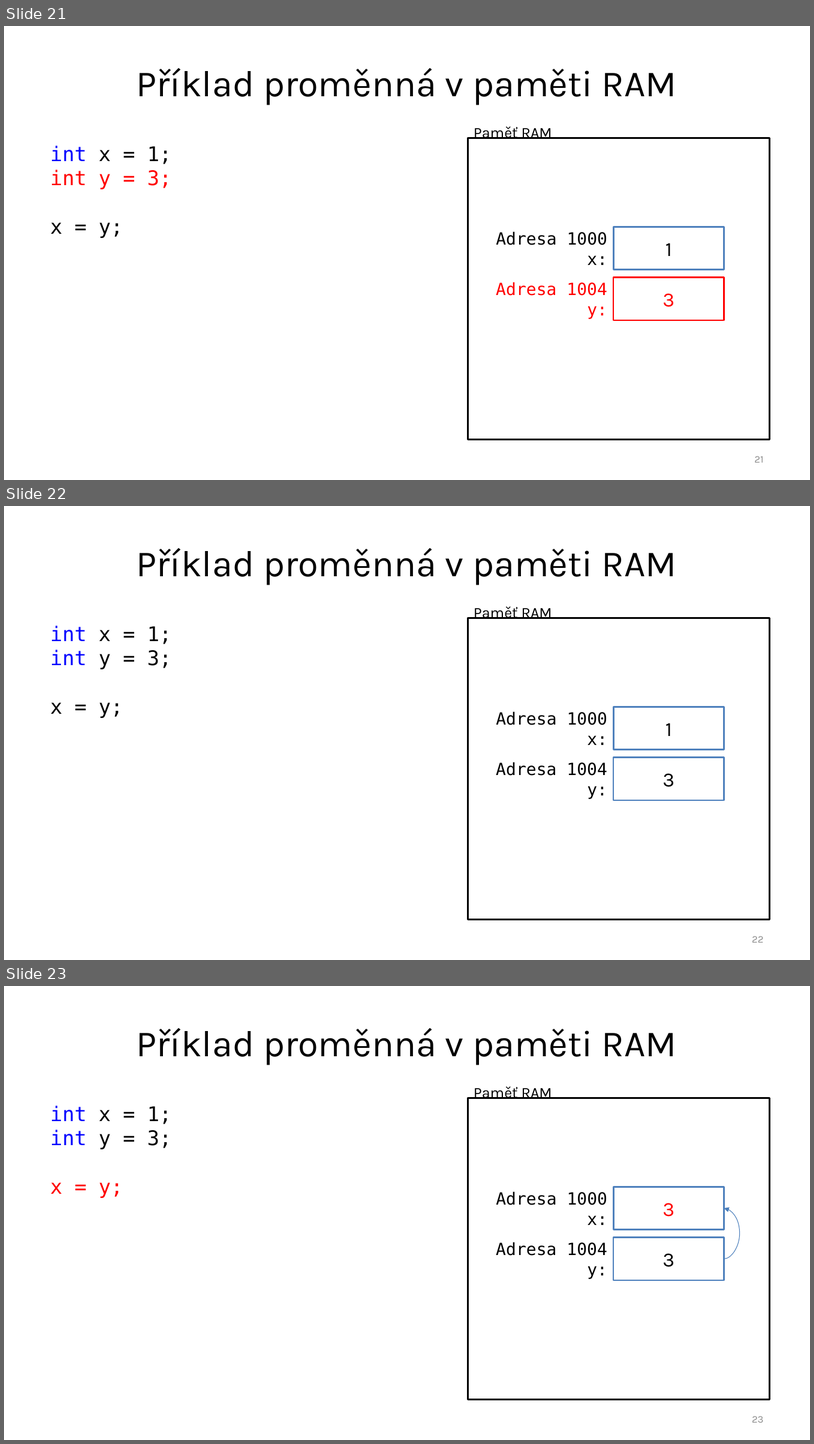
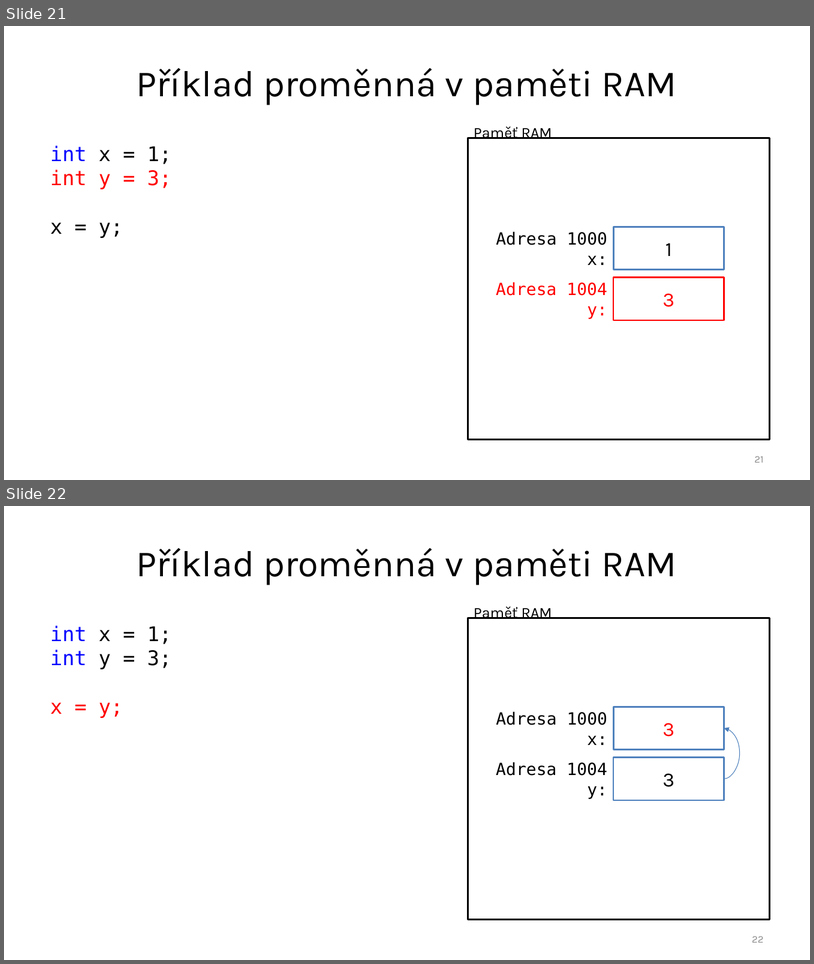
Before and after one commit to ekral/FAI, a slide deck: OPCPP/presentations/01_prezentace_OPR_promenne_zasobnik.pptx. Shown one above the other, each under a label of ours: slides 21, 22 and 23 before the commit, slides 21 and 22 after it. The pictures are 814x1444 and 814x964 pixels, drawn with LibreOffice and Linux fonts; fonts in the diff are those of the drawing. Boxes give left, top, right and bottom in pixels: in the first picture for what was removed or moved away, otherwise in the second. Text is boxed around its words. In the diff, an @@ line names an element or a change of style, - is before the commit and + after.

```diff
--- a/OPCPP/presentations/01_prezentace_OPR_promenne_zasobnik.pptx
+++ b/OPCPP/presentations/01_prezentace_OPR_promenne_zasobnik.pptx
@@ slide 22 removed at <box>4,506,810,960</box>, background #FFFFFF @@
@@ title removed at <box>137,548,677,585</box> @@
-Příklad proměnná v paměti RAM
@@ text removed at <box>474,606,552,619</box> @@
-Paměť RAM
@@ text removed at <box>50,625,171,718</box> @@
-int x = 1;
-int y = 3;
-x = y;
@@ rectangle removed at <box>468,618,770,919</box> @@
@@ text removed at <box>496,711,608,745</box> @@
-Adresa 1000
-  x:
@@ rectangle removed at <box>614,707,725,750</box> @@
-1
@@ rectangle removed at <box>614,757,725,800</box> @@
-3
@@ text removed at <box>496,762,608,799</box> @@
-Adresa 1004
-  y:
@@ page number removed at <box>752,936,764,942</box> @@
-22
@@ what was slide 23 is now slide 22 @@
@@ page number at <box>752,936,764,942</box>: text changed @@
-23
+22
```
Also in this commit, not shown: 6 slides changed.
